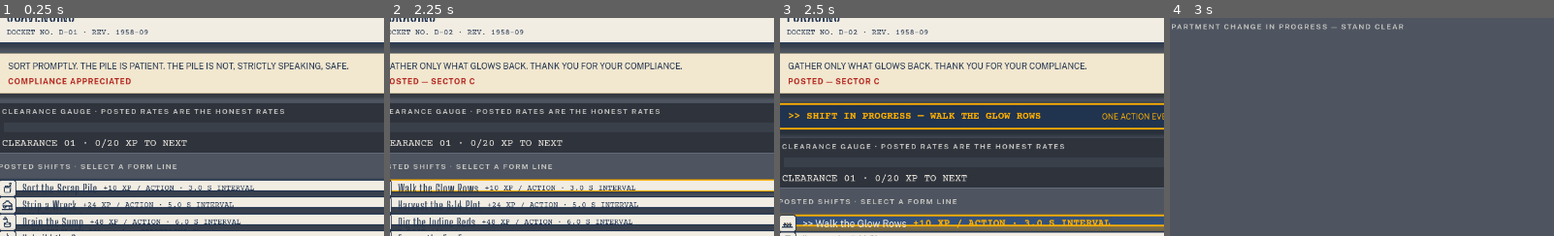
Above: before the commit, frames 1-4 (left to right).
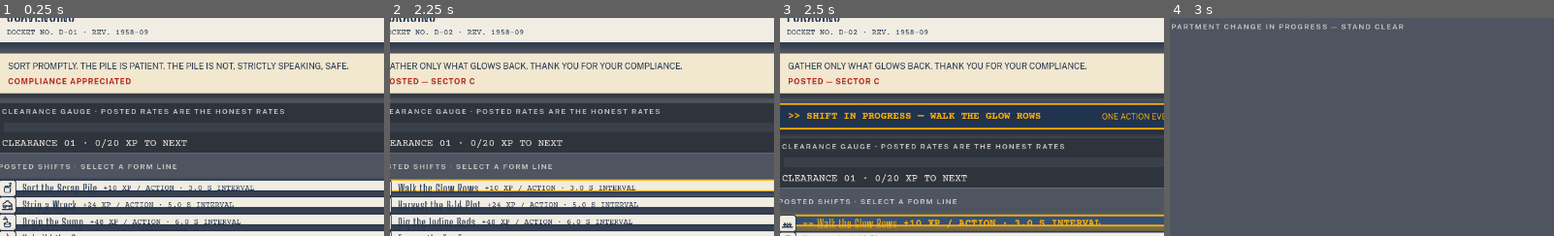
Above: after the commit, the same moments.

Repository: Arrangedgodly/fallout-idle
Game: Godot game, scene res://scenes/main.tscn
Same seed, same stepped clock (60 frames per second), same inputs: the game is played once before the commit and once after it.
Inputs (mouse positions are % of the whole screen's width and height, from its top left):
- Up to frame 1 (0.25 s): no input
- Up to frame 2 (2.25 s): click ">> SCAVENGING" at 0.5 s; click "FORAGING" at 1.25 s; tap Enter (ui_accept) at 2 s; move the mouse to (45, 70) at 2.02 s; hold Up (ui_up) from 2.03 s (still down); hold Shift from 2.03 s (still down); click (45, 70) at 2.17 s
- Up to frame 3 (2.5 s): keep holding Up (ui_up); keep holding Shift; tap Enter (ui_accept) at 2.27 s
- Up to frame 4 (3 s): release Up (ui_up) at 2.75 s; release Shift at 2.75 s; click "SCAVENGING" at 2.75 s
The pictures show only the part of the screen within x 38-88%, y 30-80%; the shares and areas given below are measured in that part.

Frames 1-2 are identical in both runs. In frame 3, 1.6% of the frame differs, in the area x 6-87%, y 92-97%; in frame 4, nothing differs.

Commit message:
fix: T10a regenerate stale theme .tres + stale-artifact pin

Diff:
--- a/assets/theme/signage_theme.tres
+++ b/assets/theme/signage_theme.tres
@@ -986,6 +986,10 @@
 FormTitle/colors/font_color = Color(0.1254902, 0.2, 0.30980393, 1)
 FormTitle/font_sizes/font_size = 18
 FormTitle/fonts/font = SubResource("FontVariation_mhh4h")
+FormTitleEnergized/base_type = &"Label"
+FormTitleEnergized/colors/font_color = Color(1, 0.6901961, 0, 1)
+FormTitleEnergized/font_sizes/font_size = 18
+FormTitleEnergized/fonts/font = SubResource("FontVariation_mhh4h")
 HScrollBar/styles/grabber = SubResource("StyleBoxFlat_cqj1k")
 HScrollBar/styles/grabber_highlight = SubResource("StyleBoxFlat_3cshi")
 HScrollBar/styles/grabber_pressed = SubResource("StyleBoxFlat_qhfyp")
--- a/tests/test_dockets.gd
+++ b/tests/test_dockets.gd
@@ -461,3 +461,72 @@
 	assert_false(tm_a.state.active.has("scavenging"), "old twin never started")
 	assert_eq(c.bound_tick_manager(), tm_b, "concourse reports the bound twin")
 	tm_b.stop_skill("scavenging")
+
+
+# ---------------------------------------------------------------------------
+# committed theme artifact pin (T10a retry: the stale-.tres escape)
+# ---------------------------------------------------------------------------
+
+## Production renders from the COMMITTED assets/theme/signage_theme.tres
+## (UiTheme._ready loads THEME_PATH; scenes never build the theme live). The
+## T10a verifier FAIL shipped a .tres regenerated before the final builder
+## edit: FormTitleEnergized was missing, so every energized card title fell
+## back to the base Label (bone grotesk 16 on navy) instead of the amber
+## stencil 18 on the registered amber/navy 6.96 pair — and the green suite
+## could not see it. These tests pin the artifact against the builder so a
+## stale .tres can never pass silently again.
+const THEME_TRES_PATH := "res://assets/theme/signage_theme.tres"
+
+
+func test_committed_theme_tres_matches_builder_registry() -> void:
+	var tres := load(THEME_TRES_PATH) as Theme
+	assert_not_null(tres, "committed theme .tres loads")
+	var fresh := SignageTheme.build()
+
+	for entry in SignageTheme.FONT_SIZE_BASES:
+		var type_name: String = entry[0]
+		var base_type: String = entry[1]
+		var size: int = entry[2]
+		assert_eq(tres.get_font_size("font_size", type_name), size,
+			"%s font_size in the committed .tres matches the builder registry (0 = missing — regenerate via generate_theme.gd)" % type_name)
+		if base_type != "":
+			assert_eq(tres.get_type_variation_base(type_name), base_type,
+				"%s registered in the .tres as a variation of %s (empty = missing — regenerate via generate_theme.gd)" % [type_name, base_type])
+		if base_type == "Label":
+			assert_eq(tres.get_color("font_color", type_name),
+				fresh.get_color("font_color", type_name),
+				"%s label ink in the .tres matches the builder" % type_name)
+
+
+func test_energized_card_title_resolves_amber_stencil_18() -> void:
+	# The exact escape, proven at runtime the way production reads it: a
+	# Label under the committed theme with the FormTitleEnergized variation
+	# must resolve the amber token at stencil 18 — not the base-Label
+	# fallback (bone 16) the stale artifact served.
+	var tres := load(THEME_TRES_PATH) as Theme
+	assert_not_null(tres, "committed theme .tres loads")
+	assert_true(tres.has_color("font_color", "FormTitleEnergized"),
+		"FormTitleEnergized color exists (the stale-artifact escape)")
+	assert_eq(tres.get_color("font_color", "FormTitleEnergized"),
+		SignageTokens.SIGNAL_AMBER, "energized title ink is the amber token")
+	assert_eq(tres.get_font_size("font_size", "FormTitleEnergized"), 18,
+		"energized title size is the stencil 18")
+	var fv := tres.get_font("font", "FormTitleEnergized") as FontVariation
+	assert_not_null(fv, "energized title font is the tracked stencil variation")
+	if fv != null:
+		assert_not_null(fv.base_font, "stencil base font round-tripped through the .tres")
+
+	# Control-level resolution: the variation alone (no explicit theme type,
+	# exactly how docket card titles are styled) must draw amber stencil 18.
+	var title := Label.new()
+	title.theme = tres
+	title.theme_type_variation = "FormTitleEnergized"
+	add_child_autofree(title)
+	assert_true(title.has_theme_color("font_color", "FormTitleEnergized"),
+		"variation color resolvable through the control")
+	assert_eq(title.get_theme_color("font_color", "FormTitleEnergized"),
+		SignageTokens.SIGNAL_AMBER, "resolved title color is amber")
+	assert_eq(title.get_theme_font_size("font_size", "FormTitleEnergized"), 18,
+		"resolved title size is 18")
+	assert_eq(title.get_theme_font_size("font_size"), 18,
+		"size resolves through the variation alone")
